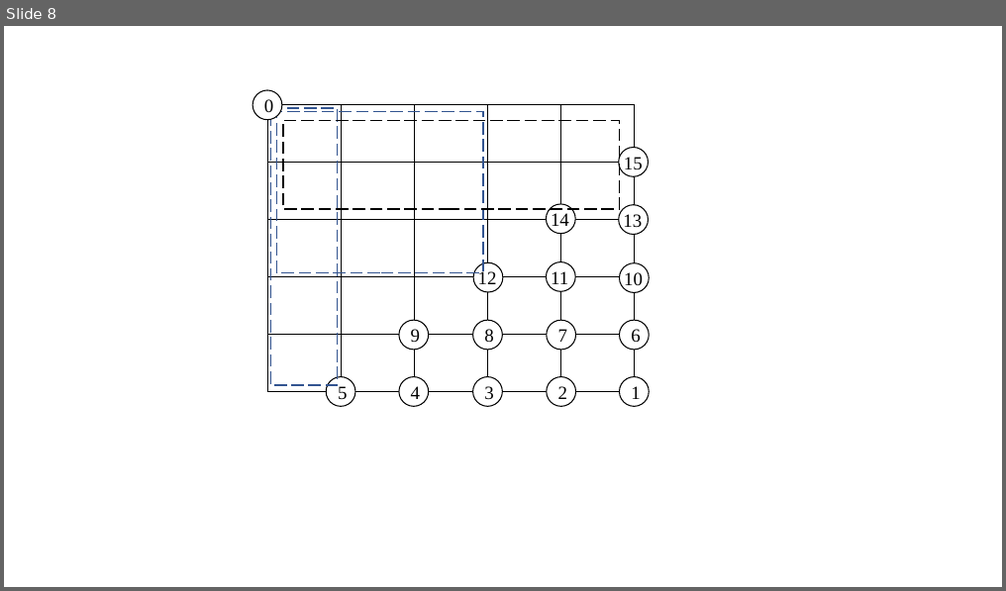
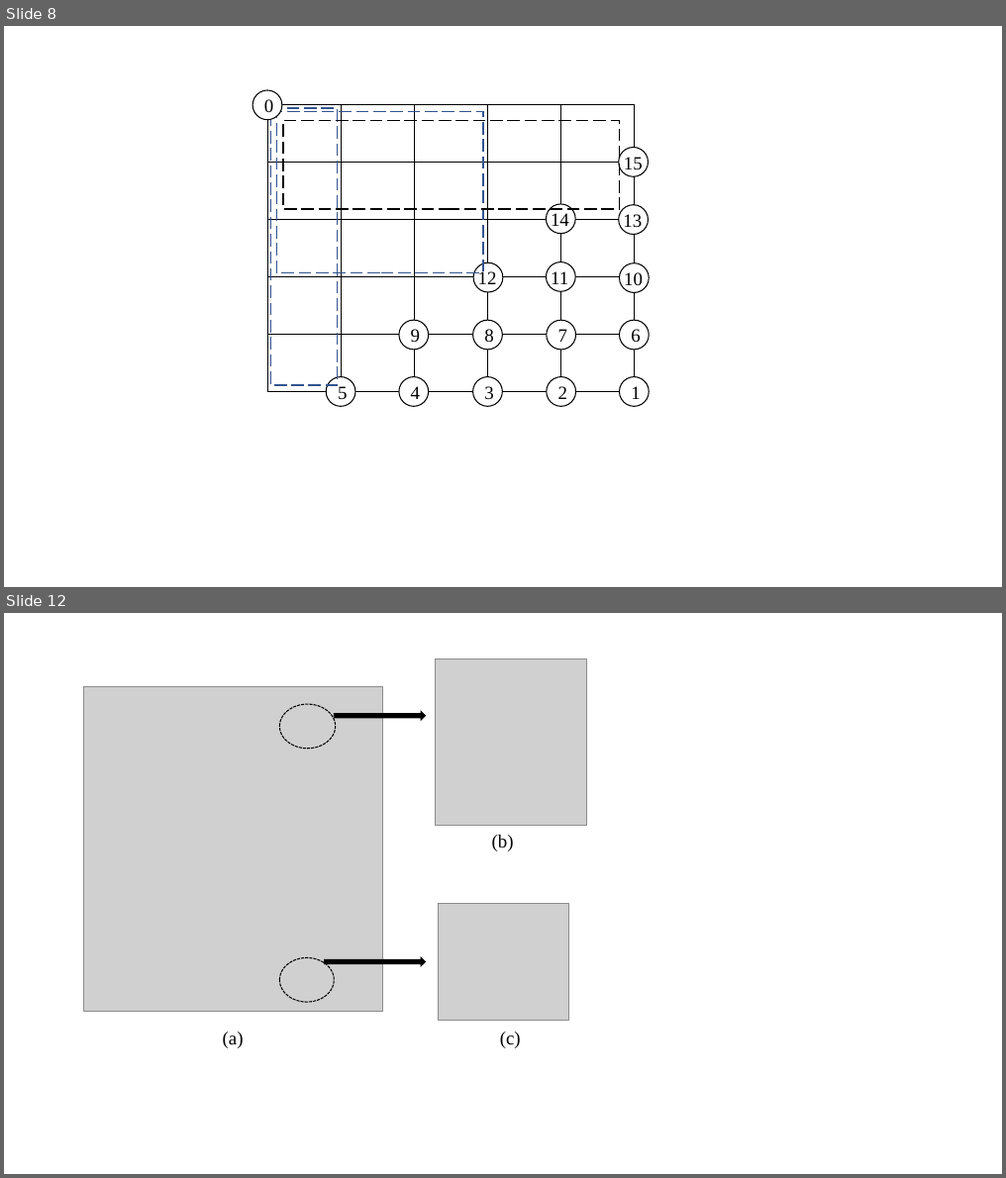
Before and after one commit to SJTUMichael/-, a slide deck: 示意图.pptx. Shown one above the other, each under a label of ours: slide 8 before the commit, slides 8 and 12 after it; the slides between them are not shown. The pictures are 1006x591 and 1006x1178 pixels, drawn with LibreOffice and Linux fonts; fonts in the diff are those of the drawing; grey boxes stand for pictures. Boxes give left, top, right and bottom in pixels: in the first picture for what was removed or moved away, otherwise in the second. Text is boxed around its words. In the diff, an @@ line names an element or a change of style, - is before the commit and + after.

```diff
--- a/示意图.pptx
+++ b/示意图.pptx
@@ slide 12 added at (4, 613, 1002, 1174), background #FFFFFF @@
@@ picture added at (436, 659, 586, 826) @@
@@ picture added at (83, 686, 383, 1012) @@
@@ ellipse added at (279, 704, 336, 749), outline #000000 1 pt dashed @@
@@ right arrow added at (334, 712, 426, 720), fill #000000, outline #000000 1 pt @@
@@ text added at (492, 835, 514, 852), 18 pt, text #000000 @@
+(b)
@@ picture added at (438, 903, 568, 1020) @@
@@ ellipse added at (279, 959, 334, 1002), outline #000000 1 pt dashed @@
@@ right arrow added at (325, 959, 426, 966), fill #000000, outline #000000 1 pt @@
@@ text added at (223, 1032, 244, 1049), 18 pt, text #000000 @@
+(a)
@@ text added at (500, 1032, 521, 1049), 18 pt, text #000000 @@
+(c)
```
Also in this commit, not shown: 3 other slides added, 1 other file.
